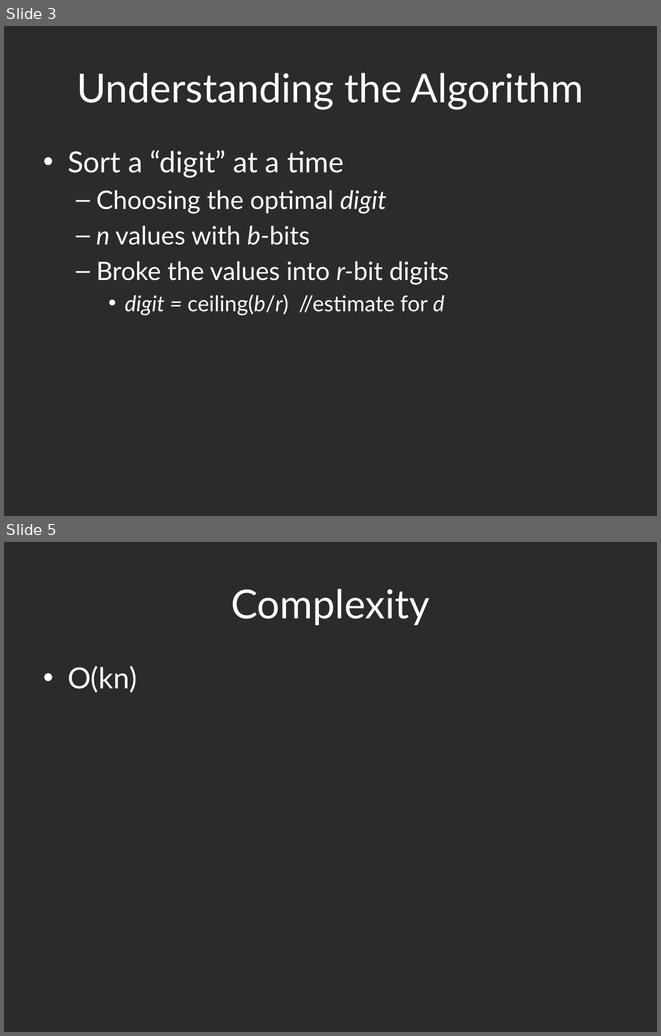
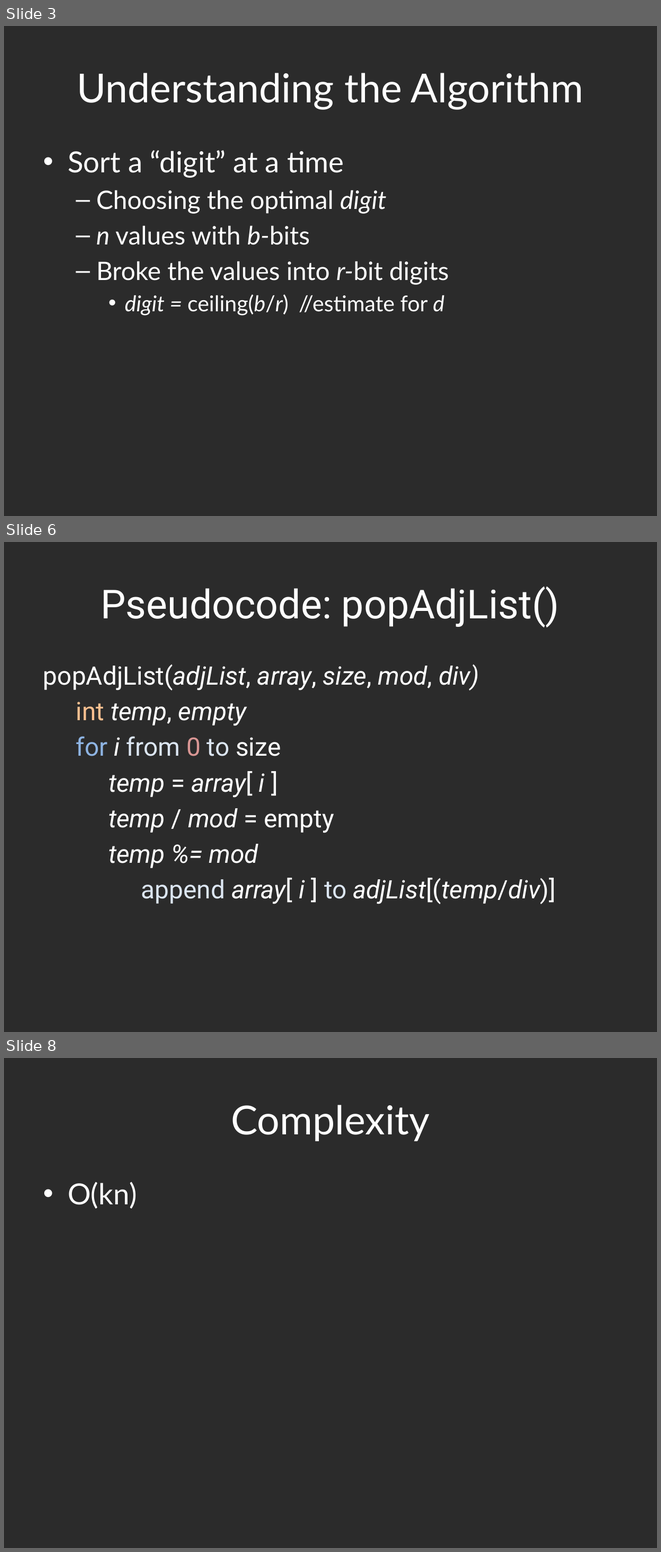
Before and after one commit to hyoshid1/project375, a slide deck: presentation.pptx. Shown one above the other, each under a label of ours: slides 3 and 5 before the commit, slides 3, 6 and 8 after it; the slides between them are not shown. The pictures are 661x1036 and 661x1552 pixels, drawn with LibreOffice and Linux fonts; fonts in the diff are those of the drawing; background and template pictures are left out; a plain dark background stands for a picture behind light text. Boxes give left, top, right and bottom in pixels: in the first picture for what was removed or moved away, otherwise in the second. Text is boxed around its words. In the diff, an @@ line names an element or a change of style, - is before the commit and + after.

```diff
--- a/presentation.pptx
+++ b/presentation.pptx
@@ slide 6 added at (4, 542, 657, 1032), background picture (left out) @@
@@ title added at (100, 587, 559, 627), 44 pt, text #FFFFFF @@
+Pseudocode: popAdjList()
@@ text added at (43, 664, 556, 904), 28 pt, text #FFFFFF, italic @@
+popAdjList(adjList, array, size, mod, div)
+int temp, empty
+for i from 0 to size
+temp = array[ i ]
+temp / mod = empty
+temp %= mod
+append array[ i ] to adjList[(temp/div)]
@@ what was slide 5 is now slide 8 @@
```
Also in this commit, not shown: 1 slide changed, 2 other slides added, 2 other files.
